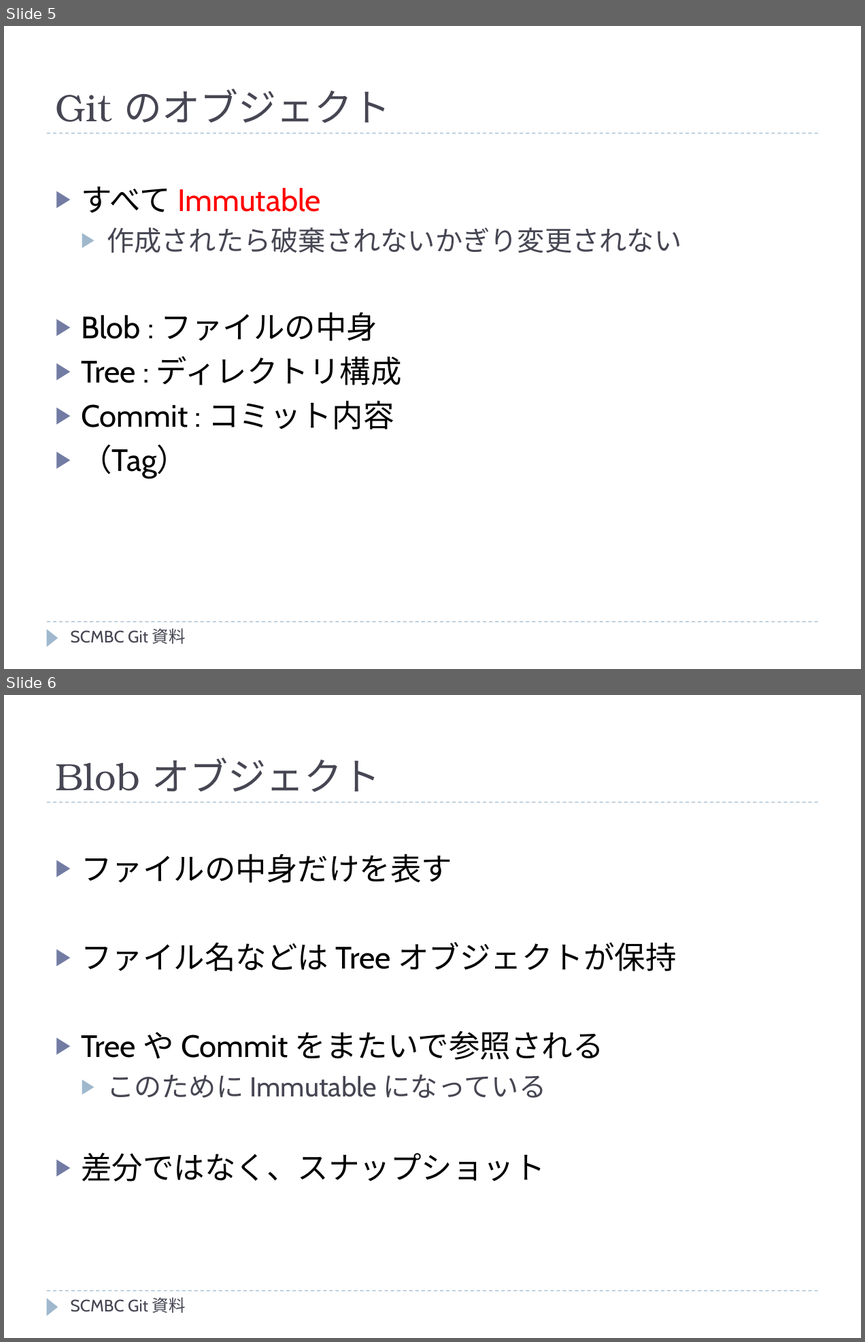
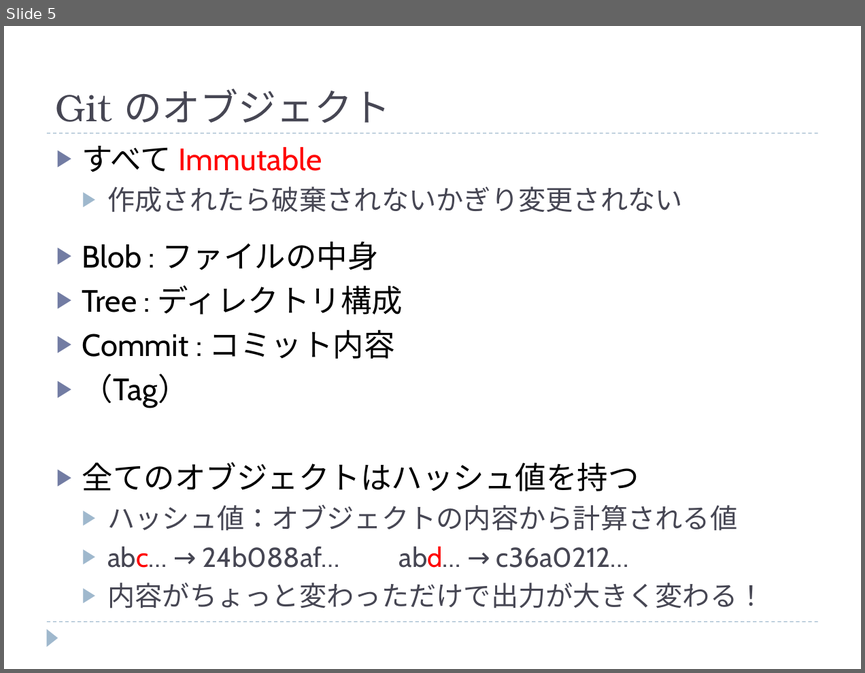
Before and after one commit to kyonmm/SCMBootCamp, a slide deck: git/presen/SCMBC_Git.pptx. Shown one above the other, each under a label of ours: slides 5 and 6 before the commit, slide 5 after it. The pictures are 865x1342 and 865x673 pixels, drawn with LibreOffice and Linux fonts; fonts in the diff are those of the drawing. Boxes give left, top, right and bottom in pixels: in the first picture for what was removed or moved away, otherwise in the second. Text is boxed around its words. In the diff, an @@ line names an element or a change of style, - is before the commit and + after.

Commit message:
Gitの資料を更新

```diff
--- a/git/presen/SCMBC_Git.pptx
+++ b/git/presen/SCMBC_Git.pptx
@@ slide 6 removed at bbox=[4, 695, 861, 1338], background #FFFFFF; not listed: 3 template elements that a slide beside it also shows @@
@@ title removed at bbox=[55, 758, 381, 792] @@
-Blob オブジェクト
@@ text removed at bbox=[81, 853, 677, 1181] @@
-▶ ファイルの中身だけを表す
-▶ ファイル名などは Tree オブジェクトが保持
-▶ Tree や Commit をまたいで参照される
-  ▶ このために Immutable になっている
-▶ 差分ではなく、スナップショット
@@ text removed at bbox=[71, 1297, 186, 1312] @@
-SCMBC Git 資料
@@ slide 5 changed as well @@
@@ text added at bbox=[82, 146, 682, 212], 23 pt, text #464653 @@
+▶ すべて Immutable
+  ▶ 作成されたら破棄されないかぎり変更されない
@@ text at bbox=[81, 186, 681, 253]: paragraphs removed @@
-▶ すべて Immutable
-  ▶ 作成されたら破棄されないかぎり変更されない
@@ text "Blob : ファイルの中身": place and size @@
-text "Blob : ファイルの中身" at bbox=[81, 186, 681, 479]
+text "Blob : ファイルの中身" at bbox=[82, 241, 764, 608]
@@ text at bbox=[82, 462, 764, 608]: paragraphs added @@
+▶ 全てのオブジェクトはハッシュ値を持つ
+  ▶ ハッシュ値：オブジェクトの内容から計算される値
+  ▶ abc… → 24b088af… abd… → c36a0212…
+  ▶ 内容がちょっと変わっただけで出力が大きく変わる！
@@ text removed at bbox=[71, 628, 186, 643] @@
-SCMBC Git 資料
```
Also in this commit, not shown: 32 other slides changed, 12 slides added, 8 other slides removed.
